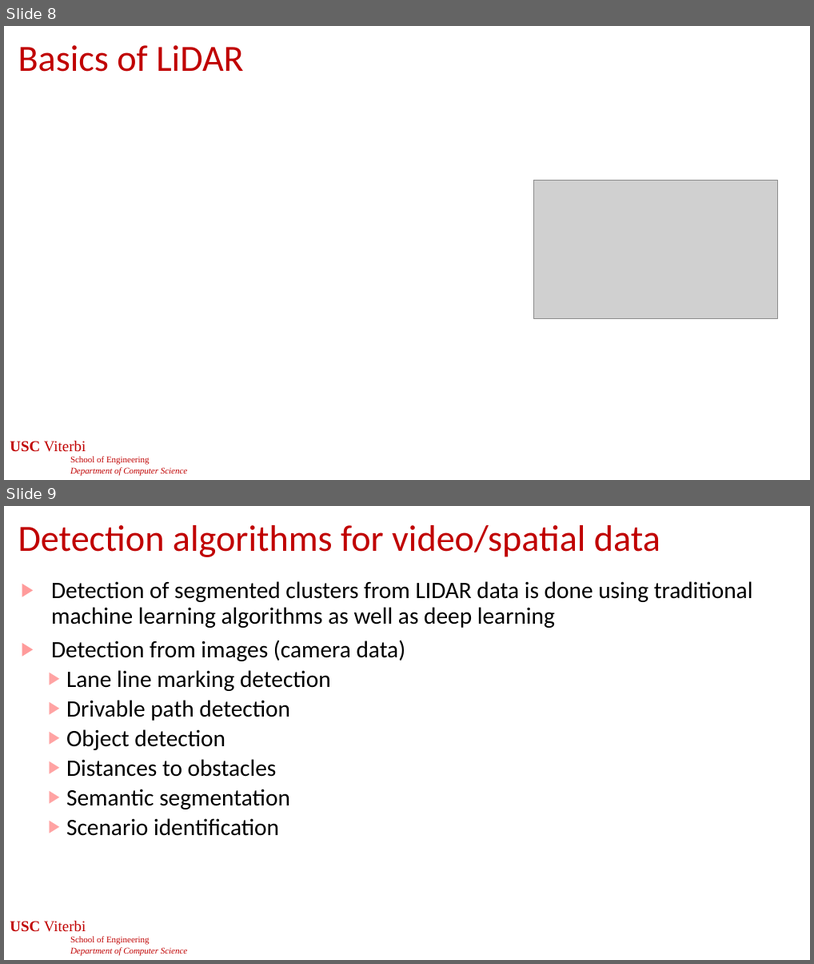
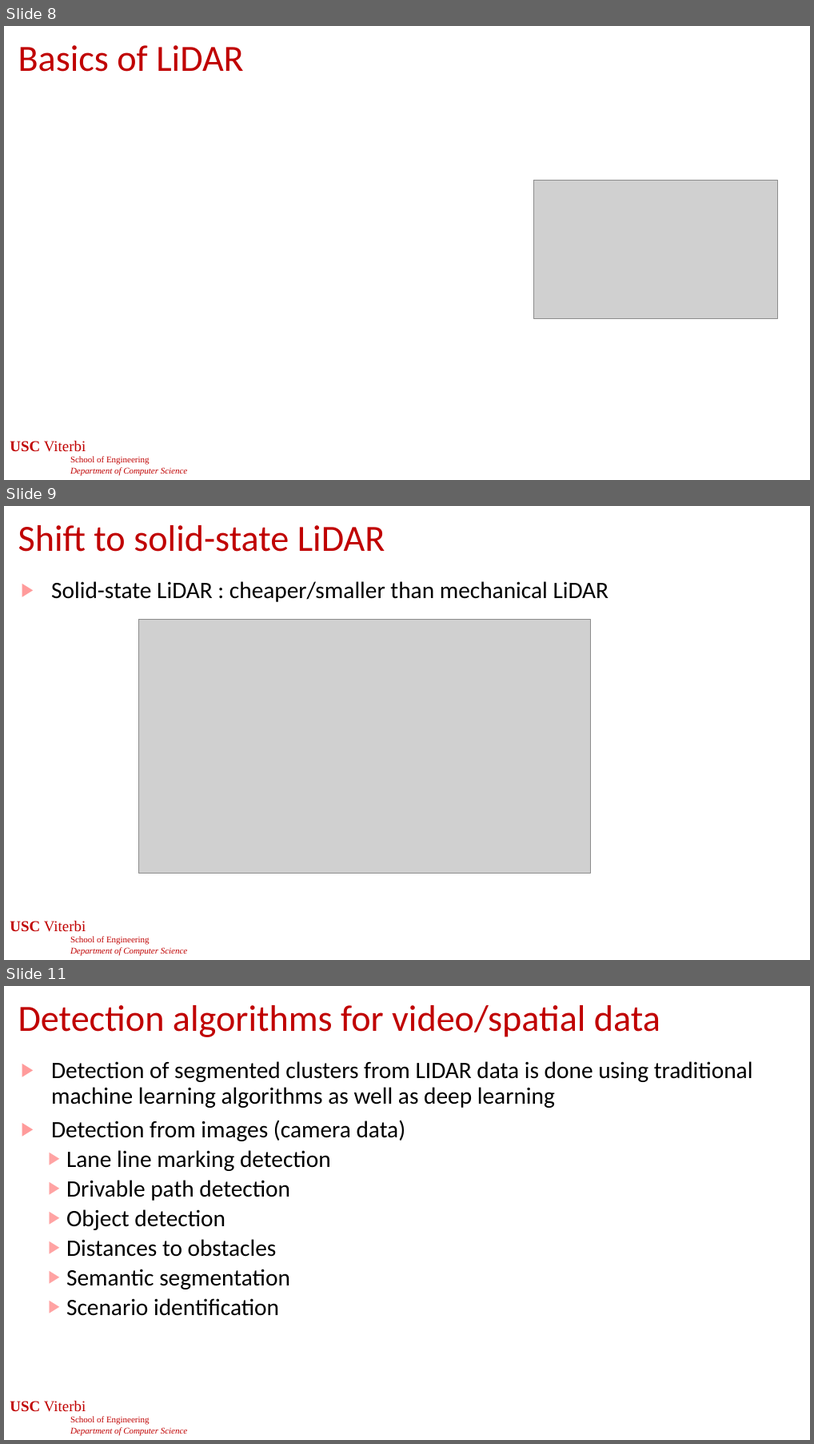
Before and after one commit to jdeshmukh/jdeshmukh.github.io, a slide deck: teaching/cs513-autocps-fall-2024/slides/Perception.pptx. Shown one above the other, each under a label of ours: slides 8 and 9 before the commit, slides 8, 9 and 11 after it; the slides between them are not shown. The pictures are 814x964 and 814x1444 pixels, drawn with LibreOffice and Linux fonts; fonts in the diff are those of the drawing; grey boxes stand for pictures; background and template pictures are left out. Boxes give left, top, right and bottom in pixels: in the first picture for what was removed or moved away, otherwise in the second. Text is boxed around its words. In the diff, an @@ line names an element or a change of style, - is before the commit and + after.

```diff
--- a/teaching/cs513-autocps-fall-2024/slides/Perception.pptx
+++ b/teaching/cs513-autocps-fall-2024/slides/Perception.pptx
@@ slide 9 added at (4, 506, 810, 960), background #FFFFFF; not listed: 1 template element that a slide beside it also shows @@
@@ title added at (18, 525, 385, 552), 44 pt, text #C00000 @@
+Shift to solid-state LiDAR
@@ text added at (51, 581, 610, 602), 28 pt, text #000000 @@
+▶ Solid-state LiDAR : cheaper/smaller than mechanical LiDAR
@@ picture added at (139, 619, 591, 872) @@
@@ page number added at (317, 924, 498, 948), 24 pt, text #FFFFFF @@
+9
@@ what was slide 9 is now slide 11 @@
```
Also in this commit, not shown: 1 slide changed, 1 other slide added, 2 other files.
